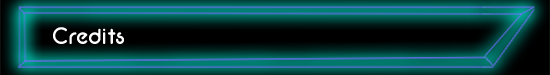
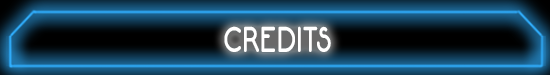
Two versions of the same layered image (550px x 75px). Layer-by-layer changes:
added layer "CREDITS" above "Layer 4 copy" over (224, 26, 331, 52)
renamed "Credits" to "Layer 4 copy", painted on it over (1, 0, 550, 75)
painted on "Layer 1" over (0, 0, 550, 75)
